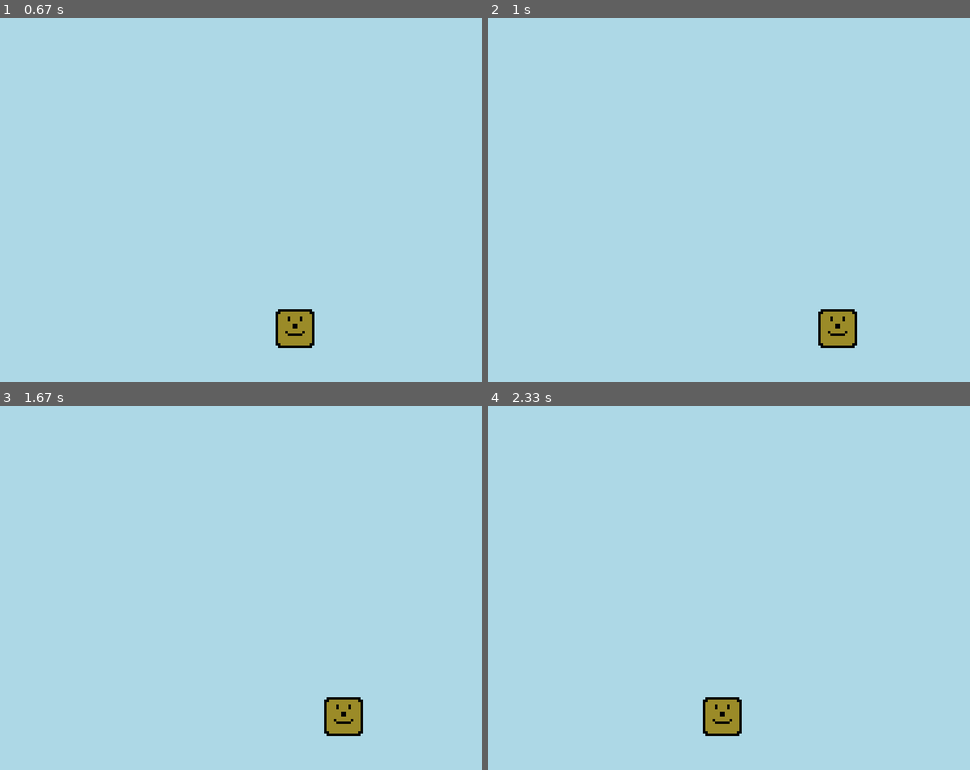
Above: before the commit, frames 1-4 (two rows, left to right).
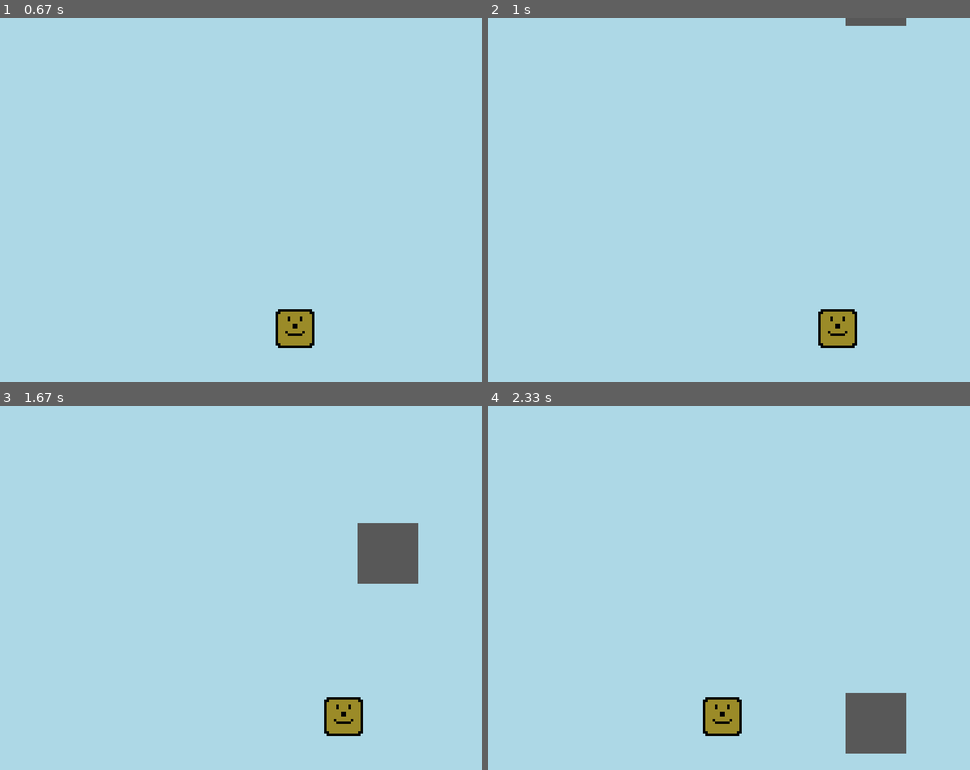
Above: after the commit, the same moments.

Repository: Hummenix/somePygame
Game: pygame game, started from game.py
Two runs of this game, one before a commit and one after it. Both use one fixed random seed, a clock stepped at 60 frames per second and the inputs below.
Inputs:
- Up to frame 1 (0.67 s): hold Right from 0.33 s (still down)
- Up to frame 2 (1 s): release Right at 0.8 s; hold Right from 0.83 s (still down)
- Up to frame 3 (1.67 s): release Right at 1.3 s; hold Left from 1.33 s (still down)
- Up to frame 4 (2.33 s): release Left at 1.87 s; hold Left 1.9-2.3 s

Frame 1 is identical in both runs. In frame 2, 0.3% of the frame differs, in the area x 74-87%, y 0-3%; in frame 3, 2.1%, in the area x 74-87%, y 32-49%; in frame 4, 2.1%.

Commit message:
created moving 'enemies'

Diff:
--- a/game.py
+++ b/game.py
@@ -2,11 +2,13 @@
 import time
 from text import text_objects
 import project_colors
+import random
 # from player import player
 
 pygame.init()
 
 # Display/Window dimensions and settings
+# TODO: export as many functions and variables as possible
 display_width = 800
 display_height = 600
 gameDisplay = pygame.display.set_mode((display_width, display_height))
@@ -16,6 +18,10 @@
 # Player width and looks
 player_sprite = pygame.image.load('./sprites/characters/player64.png')
 player_width = 64
+
+
+def enemy(enemy_x, enemy_y, enemy_width, enemy_height, enemy_color):
+    pygame.draw.rect(gameDisplay, enemy_color, [enemy_x, enemy_y, enemy_width, enemy_height])
 
 
 def player(x, y):
@@ -44,6 +50,12 @@
     y = (display_height * 0.8)
     x_change = 0
 
+    enemy_start_x = random.randrange(0, display_width)  # -enemy_width)
+    enemy_start_y = -500
+    enemy_speed = 7
+    enemy_width = 100
+    enemy_height = 100
+
     gameExit = False
 
     while not gameExit:
@@ -67,13 +79,19 @@
 
         # change horizontal position
         x += x_change
+        gameDisplay.fill(project_colors.light_blue)
 
-        gameDisplay.fill(project_colors.light_blue)
+        # enemy(enemy_x, enemy_y, enemy_width, enemy_height, enemy_color)
+        enemy(enemy_start_x, enemy_start_y, enemy_width, enemy_height, project_colors.light_gray)
+        enemy_start_y += enemy_speed
+
         player(x, y)
         # if player is at border
         if x > display_width - player_width or x < 0:
             exitedGameArea()
-            # gameExit = True
+        if enemy_start_y > display_height:
+            enemy_start_y = 0 - enemy_height
+            enemy_start_x = random.randrange(0, display_width-enemy_width)
 
         pygame.display.update()
         clock.tick(60)
